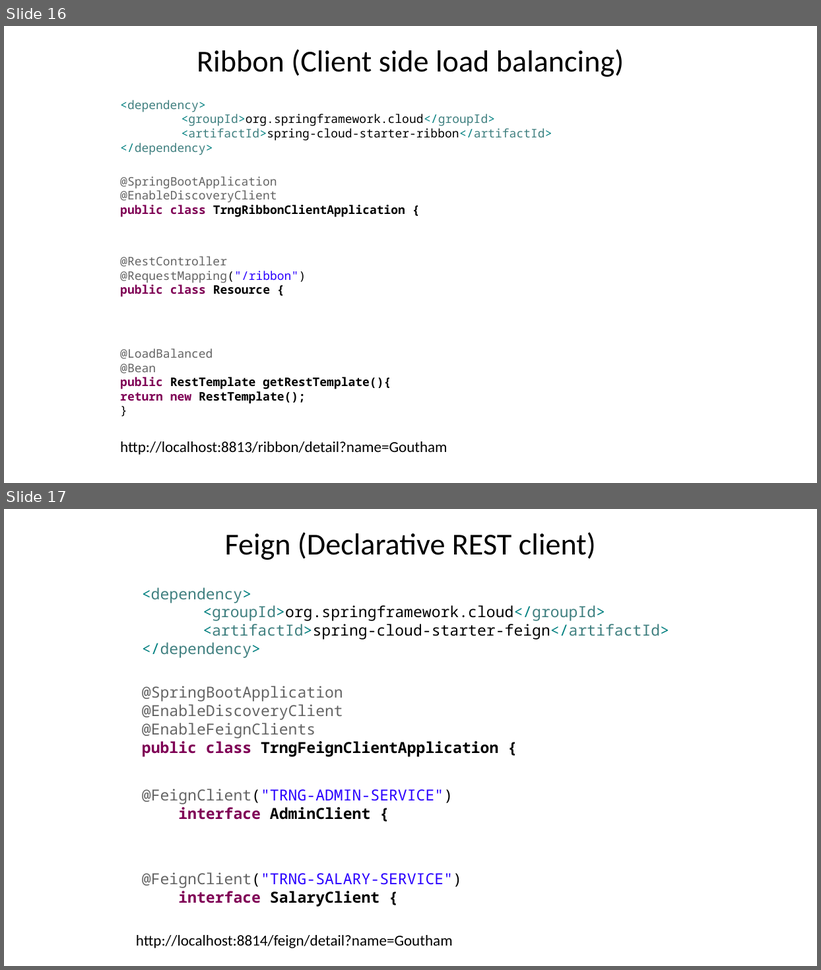
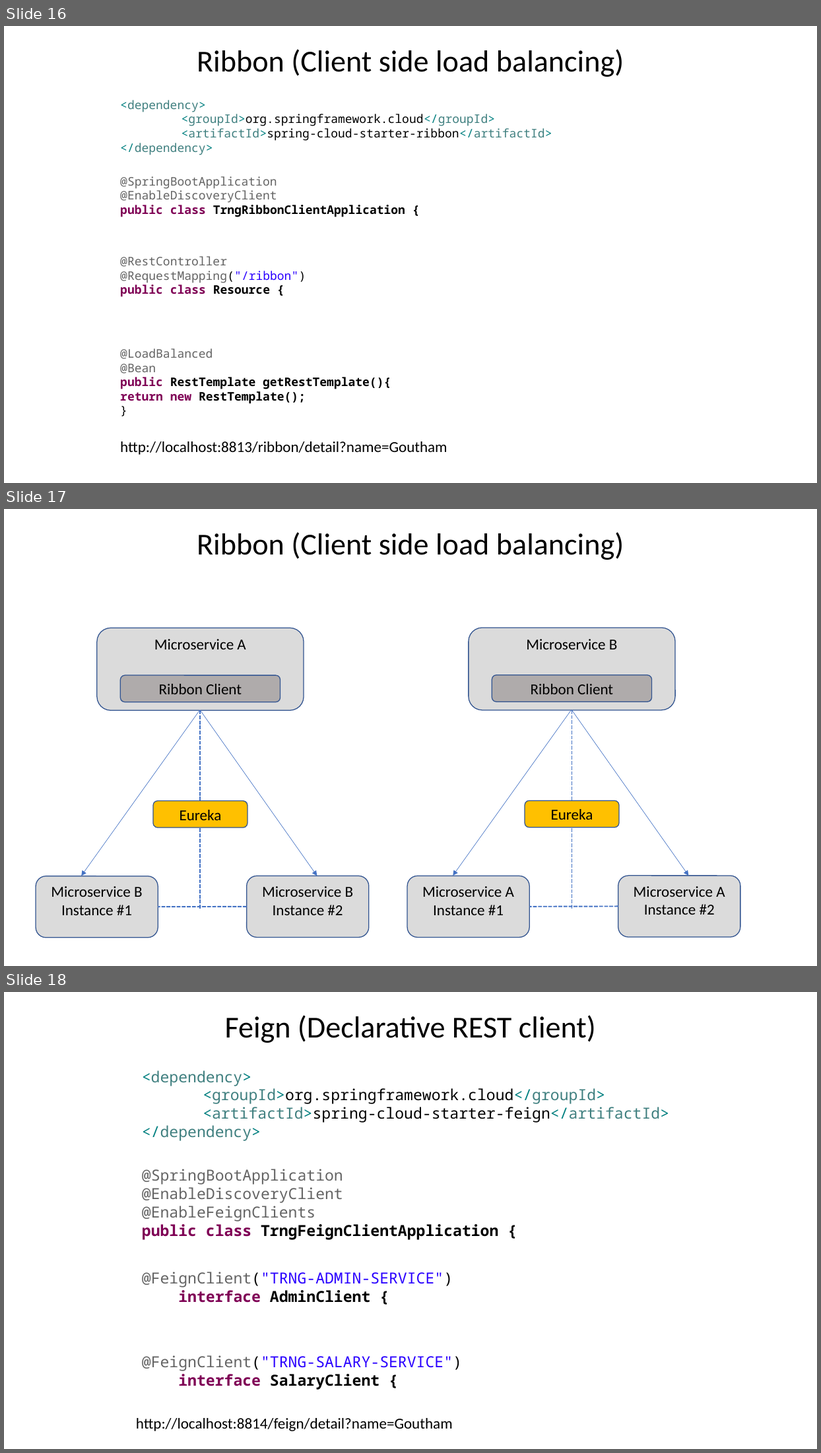
Before and after one commit to GouthamKoushik/CTLMicroTraining, a slide deck: slides/Microservices Workshop.pptx. Shown one above the other, each under a label of ours: slides 16 and 17 before the commit, slides 16, 17 and 18 after it. The pictures are 821x970 and 821x1453 pixels, drawn with LibreOffice and Linux fonts; fonts in the diff are those of the drawing. Boxes give left, top, right and bottom in pixels: in the first picture for what was removed or moved away, otherwise in the second. Text is boxed around its words. In the diff, an @@ line names an element or a change of style, - is before the commit and + after.

```diff
--- a/slides/Microservices Workshop.pptx
+++ b/slides/Microservices Workshop.pptx
@@ slide 17 added at box(4, 509, 817, 966), background #FFFFFF @@
@@ title added at box(197, 532, 624, 560), 36 pt, text #000000 @@
+Ribbon (Client side load balancing)
@@ rounded rectangle added at box(96, 628, 304, 710), fill #DBDBDB, outline #325491 1 pt, 18 pt, text #000000 @@
+Microservice A
@@ rounded rectangle added at box(469, 628, 676, 710), fill #DBDBDB, outline #325491 1 pt, 18 pt, text #000000 @@
+Microservice B
@@ rounded rectangle added at box(121, 675, 281, 702), fill #AFABAB, outline #325491 1 pt, 18 pt, text #000000 @@
+Ribbon Client
@@ rounded rectangle added at box(492, 675, 652, 702), fill #AFABAB, outline #325491 1 pt, 18 pt, text #000000 @@
+Ribbon Client
@@ arrow added from (200, 710) to (81, 876), #4472C4 0.5 pt @@
@@ line added from (201, 710) to (201, 801), #4472C4 1.5 pt dashed @@
@@ arrow added from (201, 710) to (317, 876), #4472C4 0.5 pt @@
@@ arrow added from (572, 710) to (453, 876), #4472C4 0.5 pt @@
@@ line added from (572, 710) to (572, 801), #4472C4 1.5 pt dashed @@
@@ arrow added from (572, 710) to (689, 876), #4472C4 0.5 pt @@
@@ rounded rectangle added at box(153, 801, 248, 828), fill #FFC000, outline #325491 1 pt, 18 pt, text #000000 @@
+Eureka
@@ rounded rectangle added at box(525, 801, 620, 828), fill #FFC000, outline #325491 1 pt, 18 pt, text #000000 @@
+Eureka
@@ line added from (201, 828) to (201, 910), #4472C4 1.5 pt dashed @@
@@ line added from (572, 828) to (572, 909), #4472C4 1.5 pt dashed @@
@@ rounded rectangle added at box(36, 876, 158, 938), fill #DBDBDB, outline #325491 1 pt, 18 pt, text #000000 @@
+Microservice B
+Instance #1
@@ rounded rectangle added at box(247, 876, 369, 938), fill #DBDBDB, outline #325491 1 pt, 18 pt, text #000000 @@
+Microservice B
+Instance #2
@@ rounded rectangle added at box(407, 876, 529, 938), fill #DBDBDB, outline #325491 1 pt, 18 pt, text #000000 @@
+Microservice A
+Instance #1
@@ rounded rectangle added at box(618, 876, 741, 938), fill #DBDBDB, outline #325491 1 pt, 18 pt, text #000000 @@
+Microservice A
+Instance #2
@@ line added from (247, 907) to (158, 908), #4472C4 1.5 pt dashed @@
@@ line added from (618, 907) to (530, 907), #4472C4 1.5 pt dashed @@
@@ what was slide 17 is now slide 18 @@
```
Also in this commit, not shown: 1 slide changed, 3 other slides added.
